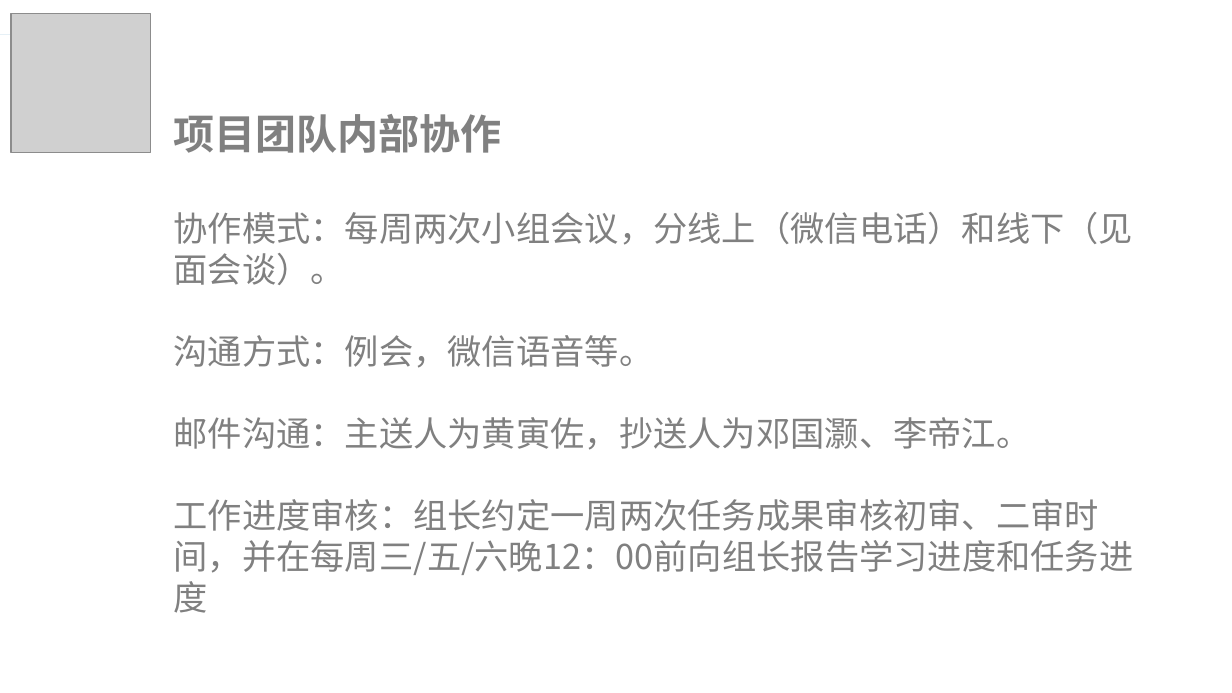
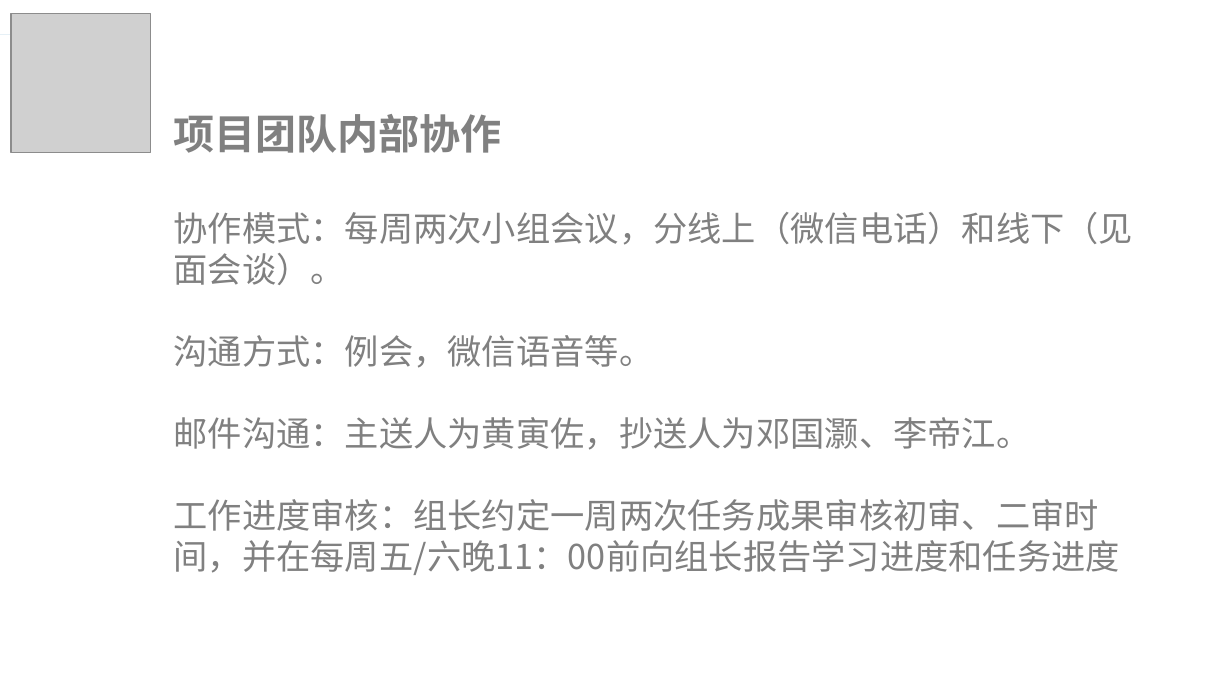
Before and after one commit to lorenzoyoung/ZUCC-Lazy-Bone, a slide deck: slide 23 of 评审PPT/项目计划/ZUCCLazyBone项目计划.pptx. Drawn at 1232x693 pixels with LibreOffice and Linux fonts; fonts in the diff are those of the drawing; grey boxes stand for pictures. Boxes give left, top, right and bottom in pixels: in the first picture for what was removed or moved away, otherwise in the second. Text is boxed around its words. In the diff, an @@ line names an element or a change of style, - is before the commit and + after.

```diff
--- a/评审PPT/项目计划/ZUCCLazyBone项目计划.pptx
+++ b/评审PPT/项目计划/ZUCCLazyBone项目计划.pptx
@@ text at bbox=[174, 499, 1120, 575]: text changed @@
-工作进度审核：组长约定一周两次任务成果审核初审、二审时间，并在每周三/五/六晚12：00前向组长报告学习进度和任务进度
+工作进度审核：组长约定一周两次任务成果审核初审、二审时间，并在每周五/六晚11：00前向组长报告学习进度和任务进度
```
Also in this commit, not shown: 4 other slides changed, 10 other files.
